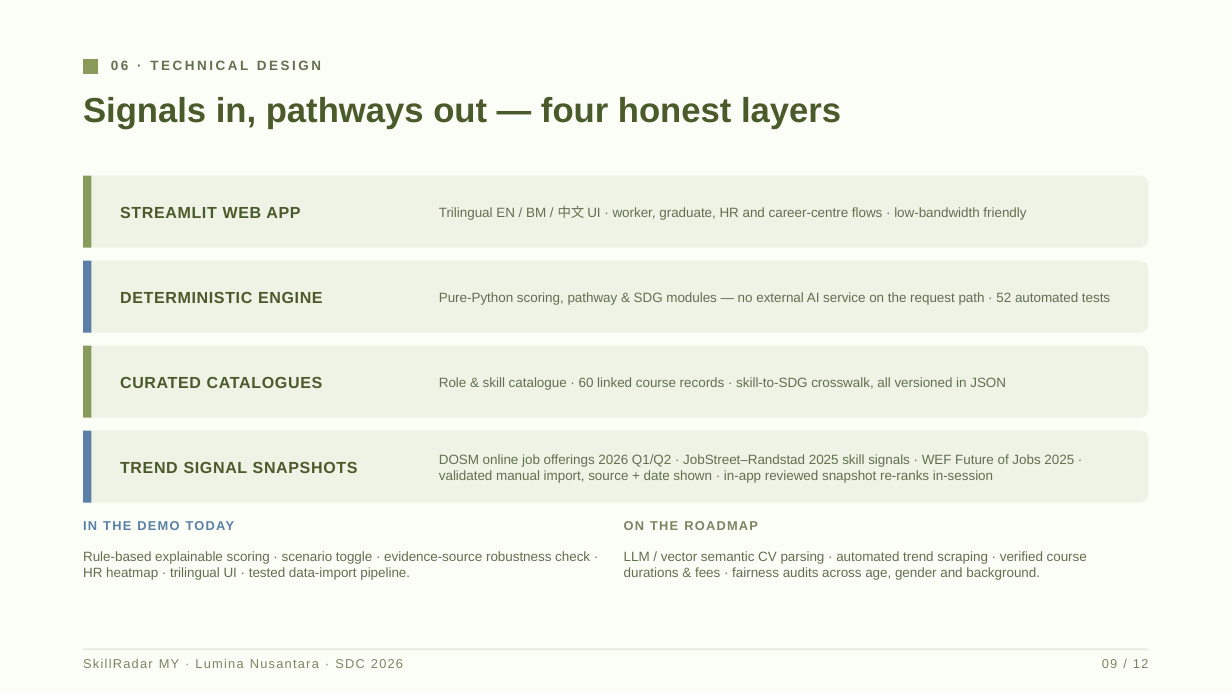
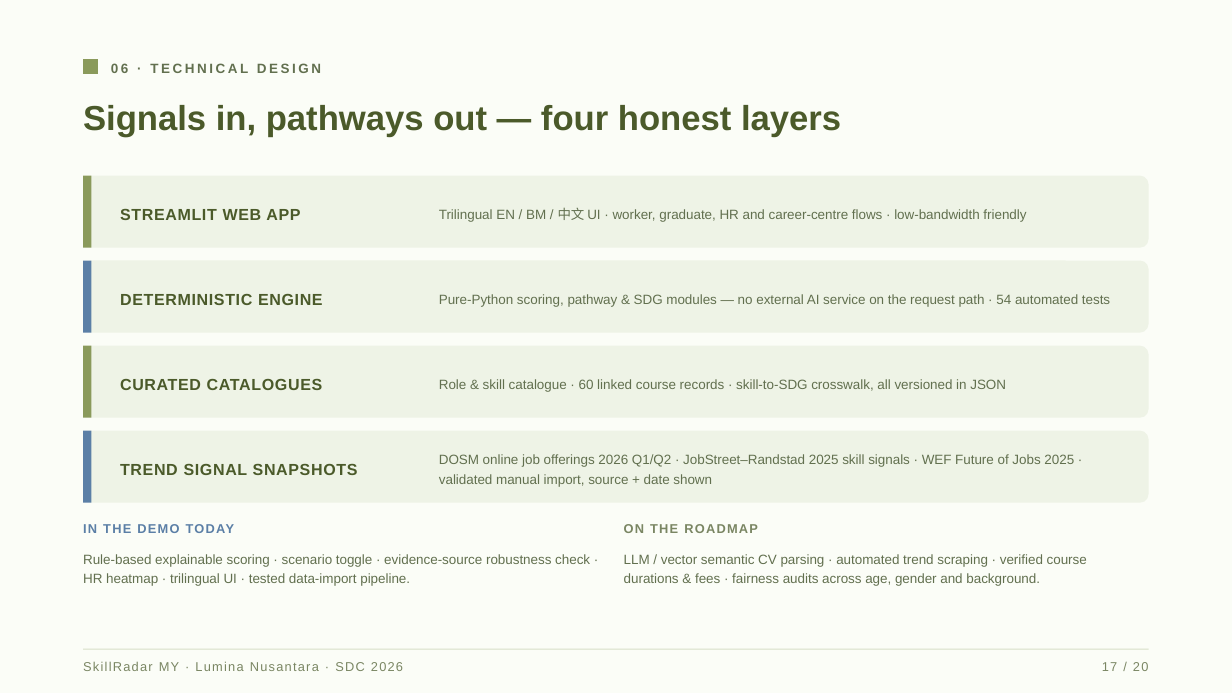
Before and after one commit to douyinlin/sdc2026-lumina-nusantara, a slide deck: slide 17 of submission/SDC2026_LuminaNusantara_SlideDeck.pptx (slide 9 before the commit). Drawn at 1232x693 pixels with LibreOffice and Linux fonts; fonts in the diff are those of the drawing. Boxes give left, top, right and bottom in pixels: in the first picture for what was removed or moved away, otherwise in the second. Text is boxed around its words. In the diff, an @@ line names an element or a change of style, - is before the commit and + after.

```diff
--- a/submission/SDC2026_LuminaNusantara_SlideDeck.pptx
+++ b/submission/SDC2026_LuminaNusantara_SlideDeck.pptx
@@ text at (x1=439, y1=294, x2=1110, y2=307): text changed @@
-Pure-Python scoring, pathway & SDG modules — no external AI service on the request path · 52 automated tests
+Pure-Python scoring, pathway & SDG modules — no external AI service on the request path · 54 automated tests
@@ text at (x1=439, y1=454, x2=1074, y2=487): text changed @@
-DOSM online job offerings 2026 Q1/Q2 · JobStreet–Randstad 2025 skill signals · WEF Future of Jobs 2025 · validated manual import, source + date shown · in-app reviewed snapshot re-ranks in-session
+DOSM online job offerings 2026 Q1/Q2 · JobStreet–Randstad 2025 skill signals · WEF Future of Jobs 2025 · validated manual import, source + date shown
@@ line spacing 1 to 1.2 in 13 elements at (x1=111, y1=63, x2=321, y2=73), (x1=83, y1=105, x2=841, y2=137), (x1=120, y1=209, x2=300, y2=220), (x1=439, y1=208, x2=1026, y2=222), (x1=120, y1=294, x2=323, y2=305), (x1=120, y1=379, x2=323, y2=390), (x1=439, y1=379, x2=1006, y2=392), (x1=120, y1=464, x2=358, y2=475), (x1=83, y1=524, x2=234, y2=533), (x1=624, y1=524, x2=758, y2=533), (x1=83, y1=554, x2=590, y2=586), (x1=624, y1=554, x2=1087, y2=586), (x1=83, y1=661, x2=403, y2=671) @@
@@ text at (x1=1102, y1=662, x2=1149, y2=671): text changed @@
-09 / 12
+17 / 20
```
Also in this commit, not shown: 11 other slides changed, 8 slides added, 3 other files.
